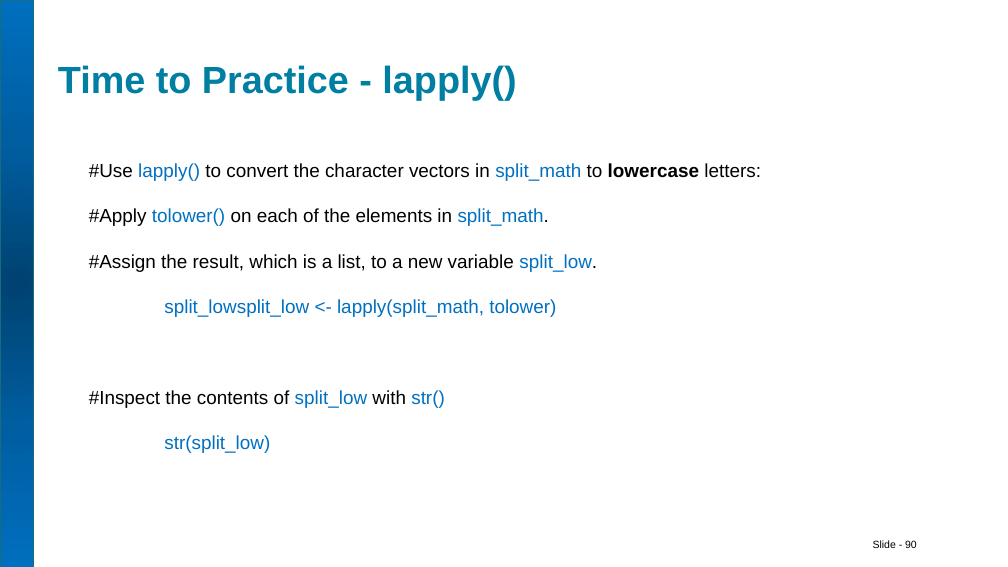
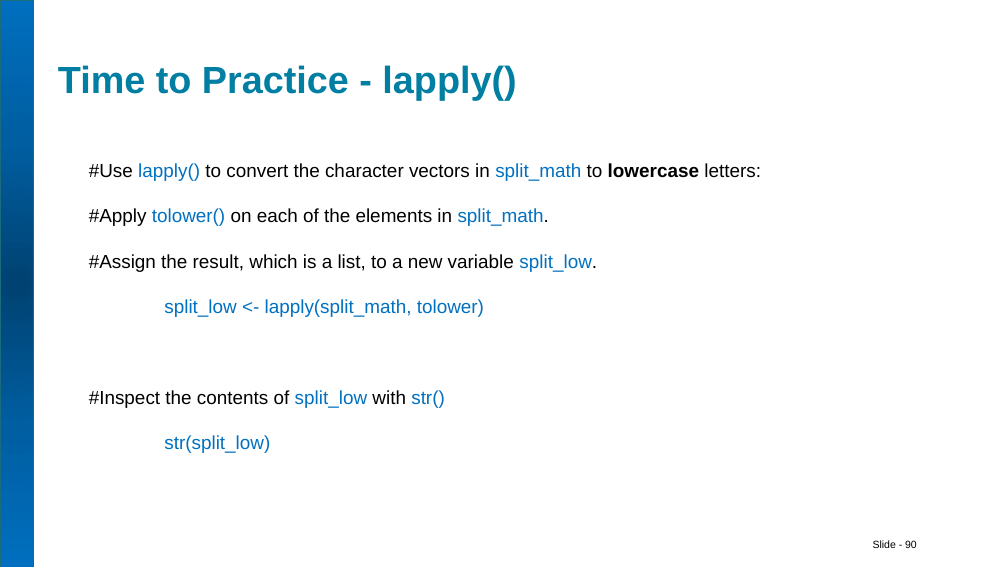
Before and after one commit to HermineGrigoryan/DS-Summer-School, a slide deck: slide 90 of R for Data Science/R for DS AUA.pptx. Drawn at 1008x567 pixels with LibreOffice and Linux fonts; fonts in the diff are those of the drawing. Boxes give left, top, right and bottom in pixels: in the first picture for what was removed or moved away, otherwise in the second. Text is boxed around its words. In the diff, an @@ line names an element or a change of style, - is before the commit and + after.

```diff
--- a/R for Data Science/R for DS AUA.pptx
+++ b/R for Data Science/R for DS AUA.pptx
@@ text at (164,299,484,317): text changed @@
-split_lowsplit_low <- lapply(split_math, tolower)
+split_low <- lapply(split_math, tolower)
```
Also in this commit, not shown: 20 other slides changed, 36 slides added, 1 other file.
